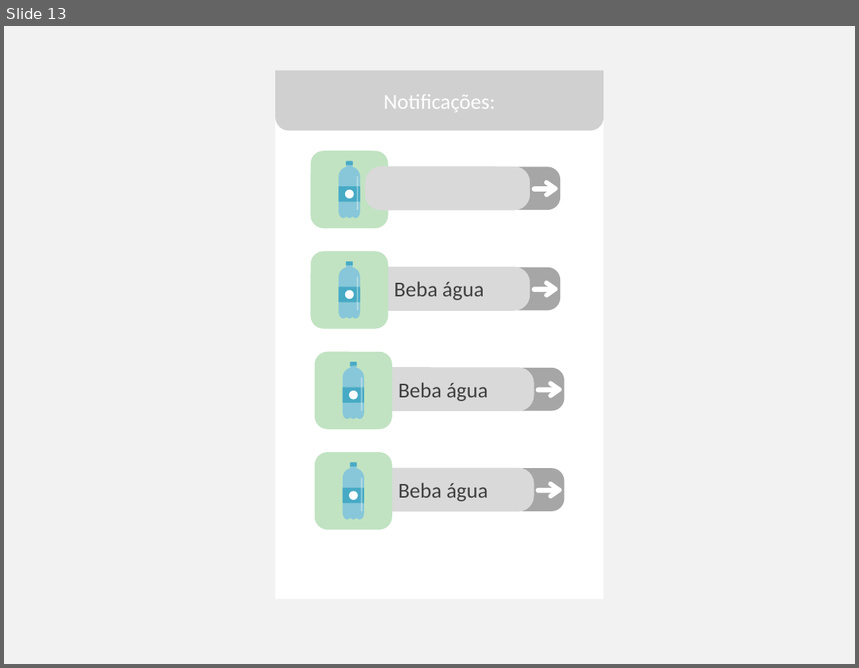
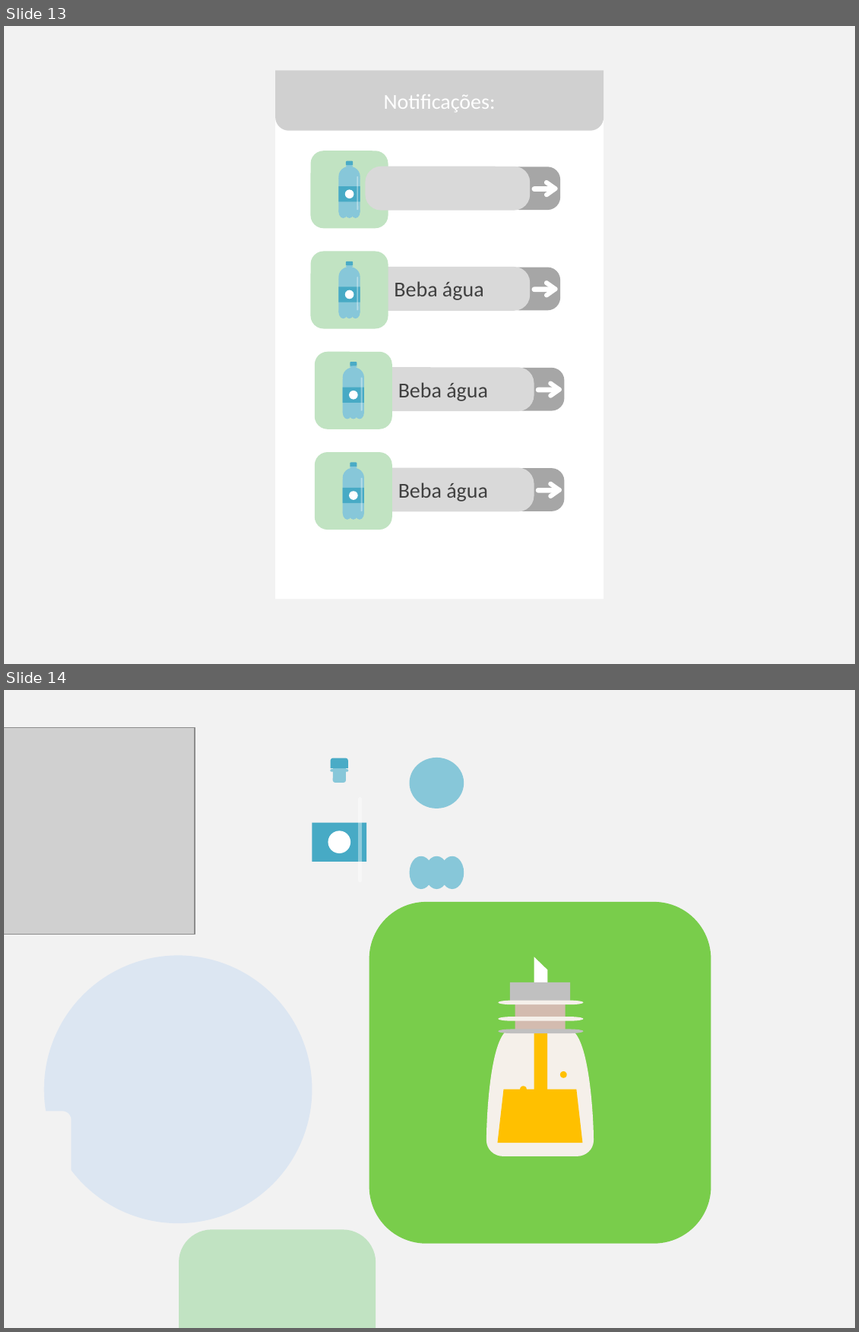
Before and after one commit to DudaElias/NewLife, a slide deck: design.pptx. Shown one above the other, each under a label of ours: slide 13 before the commit, slides 13 and 14 after it. The pictures are 859x668 and 859x1332 pixels, drawn with LibreOffice and Linux fonts; fonts in the diff are those of the drawing; grey boxes stand for pictures. Boxes give left, top, right and bottom in pixels: in the first picture for what was removed or moved away, otherwise in the second. Text is boxed around its words. In the diff, an @@ line names an element or a change of style, - is before the commit and + after.

```diff
--- a/design.pptx
+++ b/design.pptx
@@ slide 14 added at [4, 690, 855, 1328], background #F2F2F2 @@
@@ picture added at [4, 727, 195, 934] @@
@@ ellipse added at [409, 757, 464, 809], fill #87C7D9 @@
@@ rounded rectangle added at [330, 769, 348, 772], fill #87C7D9 @@
@@ round same rect added at [331, 758, 349, 768], fill #4AABC6 @@
@@ rounded rectangle added at [332, 763, 345, 783], fill #87C7D9 @@
@@ rounded rectangle added at [358, 797, 361, 882], fill #FFFFFF at 39% opacity @@
@@ rectangle added at [312, 823, 367, 862], fill #47AAC5 @@
@@ ellipse added at [329, 831, 351, 854], fill #FFFFFF @@
@@ ellipse added at [409, 856, 432, 889], fill #87C7D9 @@
@@ ellipse added at [425, 856, 449, 889], fill #87C7D9 @@
@@ ellipse added at [441, 856, 464, 889], fill #87C7D9 @@
@@ ellipse added at [44, 955, 312, 1224], fill #DCE6F2 @@
@@ group added at [369, 902, 712, 1244]: 4 ellipses, 3 rectangles, 3 pill shapes, 2 freeform shapes, 1 rounded rectangle, 1 trapezoid @@
@@ rounded rectangle added at [17, 1111, 71, 1213], fill #F2F2F2 @@
@@ rounded rectangle added at [179, 1230, 375, 1328], fill #C1E3C2 @@
```
Also in this commit, not shown: 1 other slide added, 2 slides removed, 2 other files.
